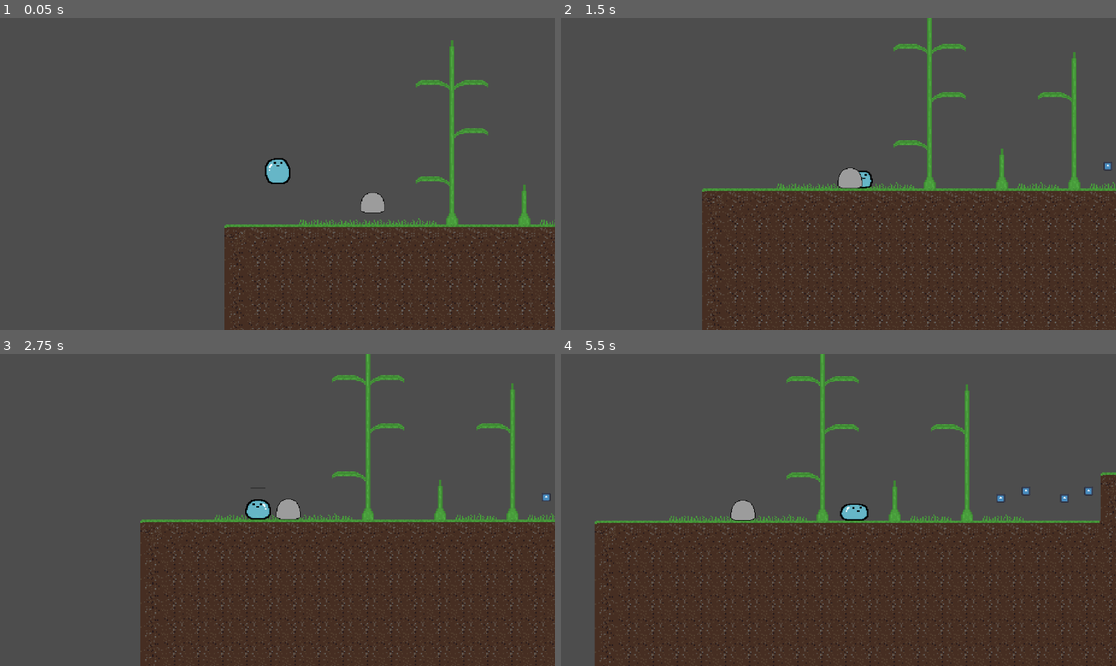
Above: before the commit, frames 1-4 (two rows, left to right).
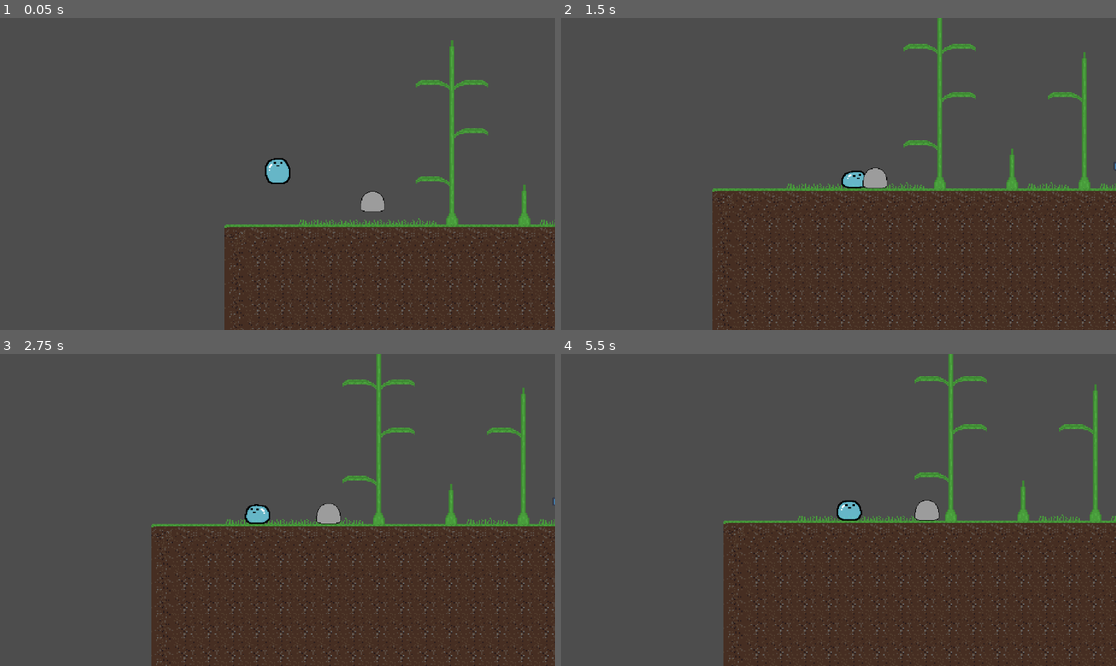
Above: after the commit, the same moments.

Repository: Ball-Tigers/Sutra
Game: Godot game, scene res://scenes/Level0.tscn
Two runs of this game, one before a commit and one after it. Both use one fixed random seed, a clock stepped at 60 frames per second and the inputs below. The engine's default icon, where the game draws it, is replaced by a stand-in: a white triangle on a blue panel in a dark square.
Inputs:
- Up to frame 1 (0.05 s): no input
- Up to frame 2 (1.5 s): hold D (right) from 0.53 s (still down); tap Space (jump) at 0.77 s
- Up to frame 3 (2.75 s): tap Space (jump) at 1.52 s; release D (right) at 2.03 s; hold A (left) from 2.03 s (still down)
- Up to frame 4 (5.5 s): release A (left) at 2.78 s; hold D (right) 2.78-4.28 s; tap Space (jump) at 3.02, 3.77, 4.52 s; hold A (left) 4.28-5.03 s; hold D (right) from 5.03 s (still down)

The runs differ from the first frame. In frame 1, less than 0.1% of the frame differs, in the area x 64-70%, y 55-63%; in frame 2, 8.4%; in frame 3, 10%; in frame 4, 19%, in the area x 6-100%, y 0-100%.

Commit message:
fix collissions

Diff:
--- a/scenes/Level0.tscn
+++ b/scenes/Level0.tscn
@@ -28,5 +28,5 @@
 [node name="Area2D4" parent="." instance=ExtResource("3_5k28y")]
 position = Vector2(-1238, -13)
 
-[node name="Pebble" parent="." instance=ExtResource("4_t2nkt")]
+[node name="Pebble" parent="." groups=["Pushables"] instance=ExtResource("4_t2nkt")]
 position = Vector2(-1525, -10)
--- a/scenes/Pebble.tscn
+++ b/scenes/Pebble.tscn
@@ -13,8 +13,7 @@
 [node name="RigidBody2D" type="RigidBody2D" parent="." groups=["Pushables"]]
 collision_layer = 2
 collision_mask = 2
-mass = 50.0
-gravity_scale = 2.0
+mass = 67.443
 script = ExtResource("1_3fke3")
 
 [node name="CollisionShape2D" type="CollisionShape2D" parent="RigidBody2D"]
--- a/scenes/Player.tscn
+++ b/scenes/Player.tscn
@@ -391,8 +391,12 @@
 [sub_resource type="RectangleShape2D" id="RectangleShape2D_0ibw2"]
 size = Vector2(18, 15)
 
+[sub_resource type="RectangleShape2D" id="RectangleShape2D_hifje"]
+size = Vector2(11, 11)
+
 [node name="Player" type="CharacterBody2D"]
 position = Vector2(1, 0)
+collision_layer = 3
 script = ExtResource("1_hl5j7")
 
 [node name="AnimatedSprite2D" type="AnimatedSprite2D" parent="."]
@@ -448,3 +452,14 @@
 zoom = Vector2(2.5, 2.5)
 process_callback = 0
 position_smoothing_enabled = true
+
+[node name="Layer 2 Collision" type="Area2D" parent="."]
+collision_layer = 3
+collision_mask = 3
+
+[node name="CollisionShape2D" type="CollisionShape2D" parent="Layer 2 Collision"]
+position = Vector2(-1, 6)
+shape = SubResource("RectangleShape2D_hifje")
+
+[connection signal="body_entered" from="Layer 2 Collision" to="." method="_on_layer_2_collision_body_entered"]
+[connection signal="body_exited" from="Layer 2 Collision" to="." method="_on_layer_2_collision_body_exited"]
Not shown: 1 places in scenes/Player.tscn that only renumber resources
